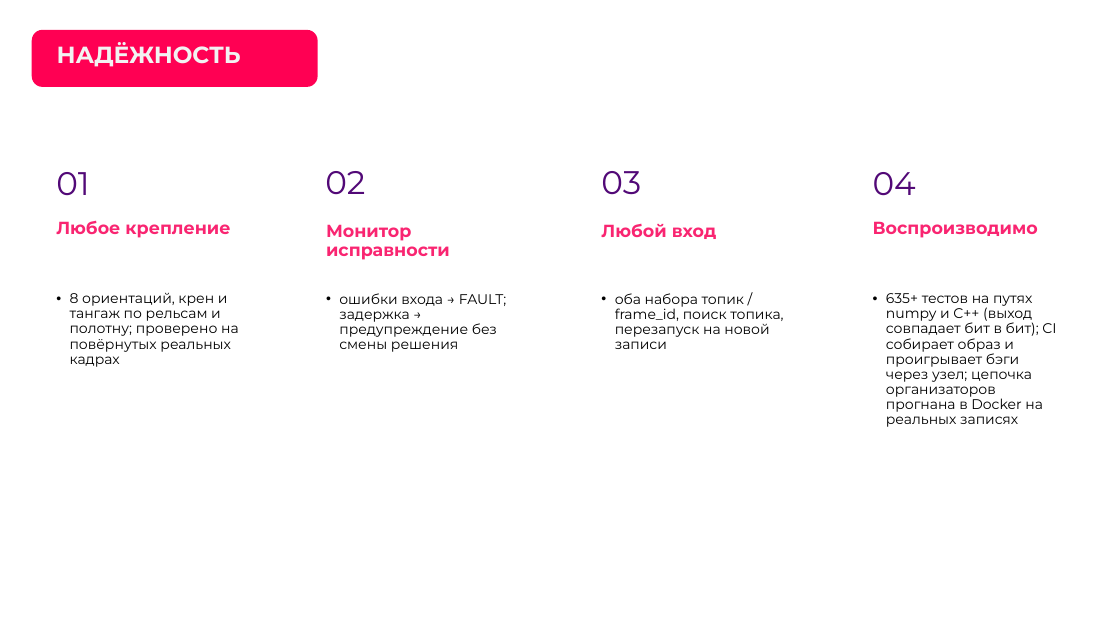
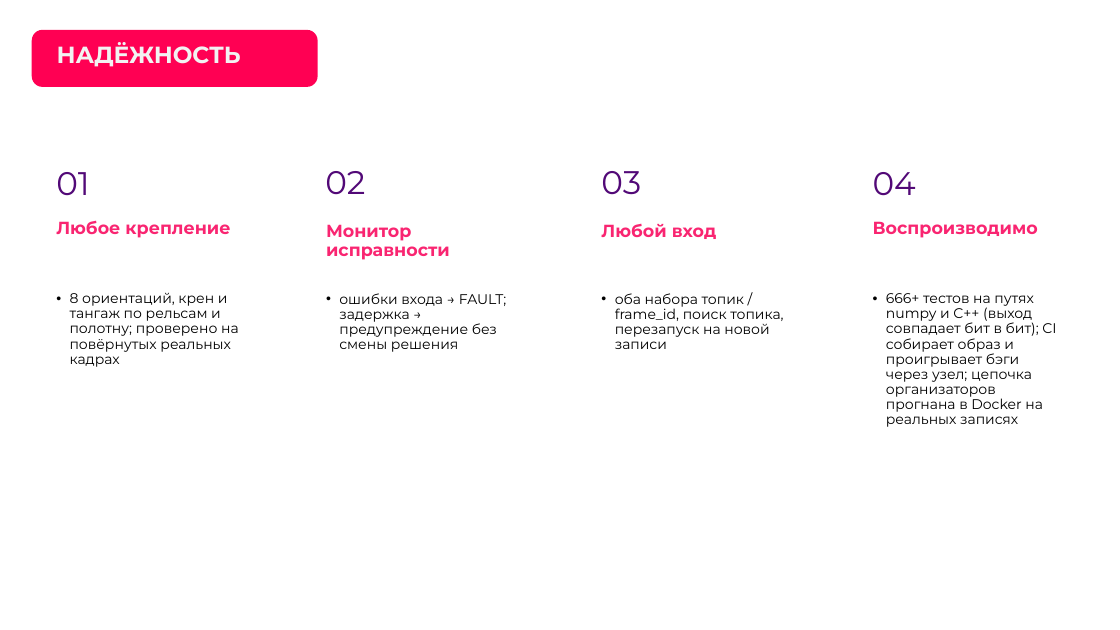
Before and after one commit to pmixay/ReSense, a slide deck: slide 14 of docs/presentation/ReSense_LCT2026.pptx. Drawn at 1120x630 pixels with LibreOffice and Linux fonts; fonts in the diff are those of the drawing; background and template pictures are left out. Boxes give left, top, right and bottom in pixels: in the first picture for what was removed or moved away, otherwise in the second. Text is boxed around its words. In the diff, an @@ line names an element or a change of style, - is before the commit and + after.

```diff
--- a/docs/presentation/ReSense_LCT2026.pptx
+++ b/docs/presentation/ReSense_LCT2026.pptx
@@ text at (x1=886, y1=293, x2=1056, y2=427): text changed @@
-• 635+ тестов на путях numpy и C++ (выход совпадает бит в бит); CI собирает образ и проигрывает бэги через узел; цепочка организаторов прогнана в Docker на реальных записях
+• 666+ тестов на путях numpy и C++ (выход совпадает бит в бит); CI собирает образ и проигрывает бэги через узел; цепочка организаторов прогнана в Docker на реальных записях
```
Also in this commit, not shown: 1 other slide changed, 9 other files.
